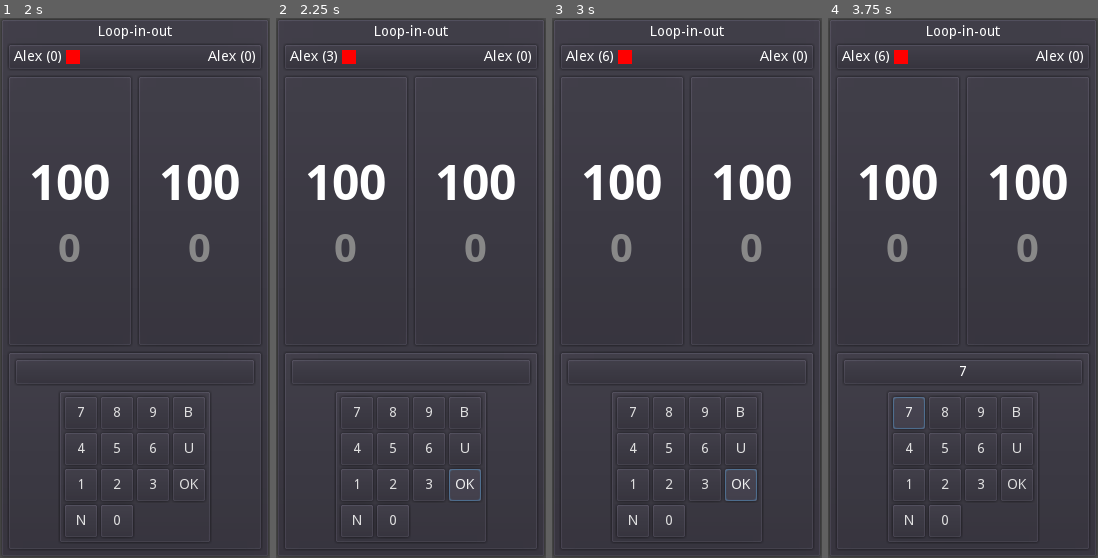
Above: before the commit, frames 1-4 (left to right).
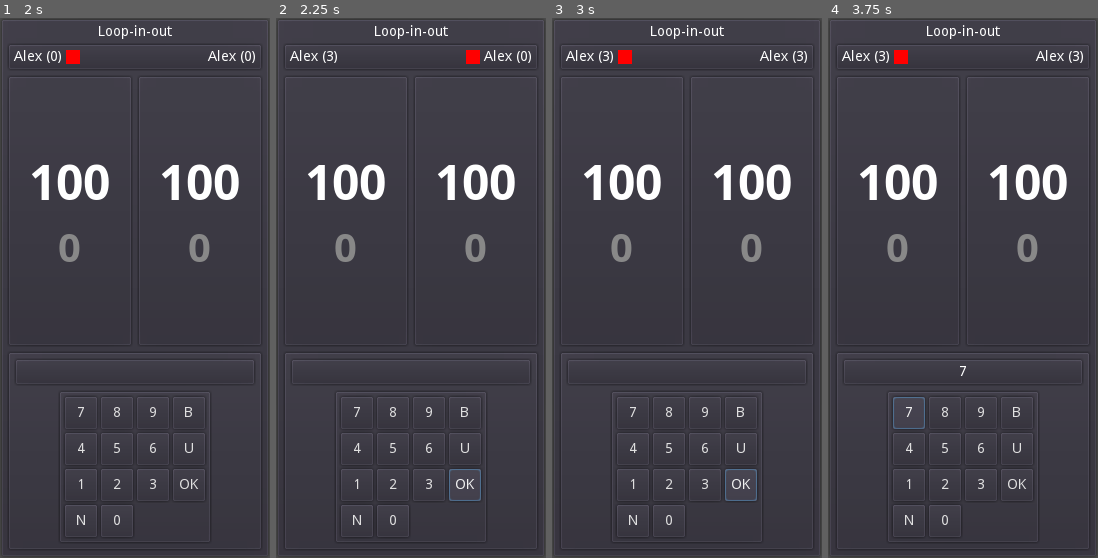
Above: after the commit, the same moments.

Repository: Kiel97/ideal-fortnight
Game: Godot game, scene res://Main.tscn
Two runs of this game, one before a commit and one after it. Both use one fixed random seed, a clock stepped at 60 frames per second and the inputs below.
Inputs (mouse positions are in pixels of both pictures, inside the frame that each line leads up to):
- Up to frame 1 (2 s): click (164, 147) at 0.52 s; type "Alex" at 0.6 s; click (164, 185) at 0.75 s; type "Alex" at 0.83 s; click "Start" at 1.25 s
- Up to frame 2 (2.25 s): click "OK" at 2 s
- Up to frame 3 (3 s): click "OK" at 2.75 s
- Up to frame 4 (3.75 s): click "7" at 3.5 s

Frame 1 is identical in both runs. In frame 2, 0.3% of the frame differs, in the area x 24-76%, y 5-9%; in frame 3, less than 0.1%; in frame 4, less than 0.1%.

Commit message:
Fix not changing to another player when value is 0

Diff:
--- a/LoopInOut/Game.gd
+++ b/LoopInOut/Game.gd
@@ -105,13 +105,17 @@
 func _on_TargetPanel_entered_value(value) -> void:
 	if player_turn == player_turns.PLAYER1:
 		self.player1_darts += 3
-		if value > 0 and value <= player1_remaining and value != player1_remaining - 1:
+		if value == 0:
+			next_player()
+		if value > 1 and value <= player1_remaining and value != player1_remaining - 1:
 			self.player1_target = value
 			player1_gamestate = game_states.CONQUER
 			next_player()
 	else:
 		self.player2_darts += 3
-		if value > 0 and value <= player2_remaining and value != player2_remaining - 1:
+		if value == 0:
+			next_player()
+		if value > 1 and value <= player2_remaining and value != player2_remaining - 1:
 			self.player2_target = value
 			player2_gamestate = game_states.CONQUER
 			next_player()
